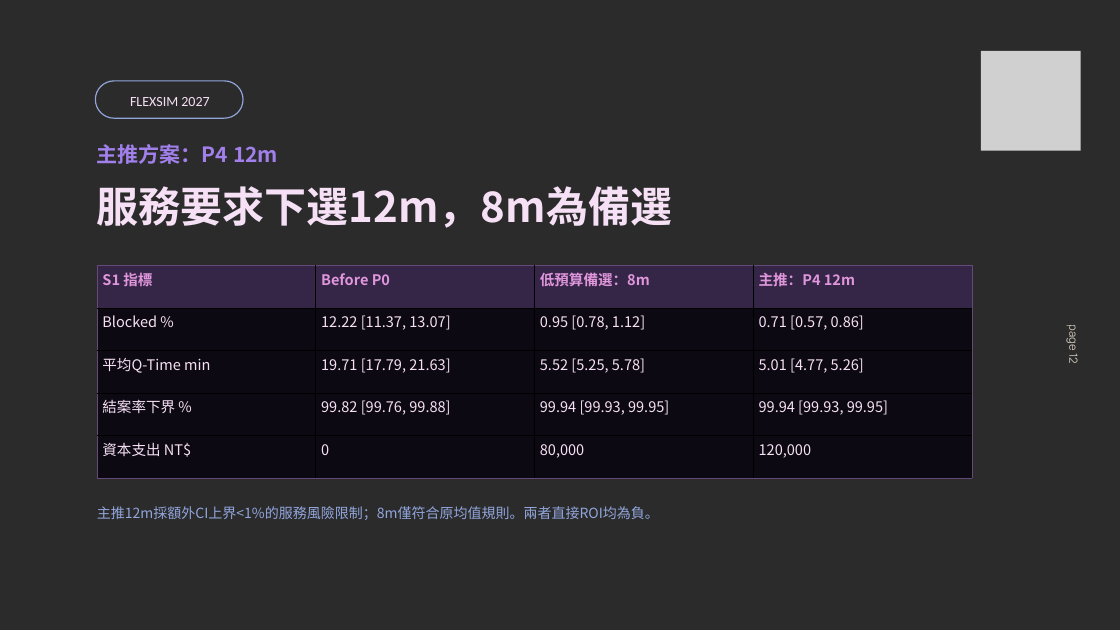
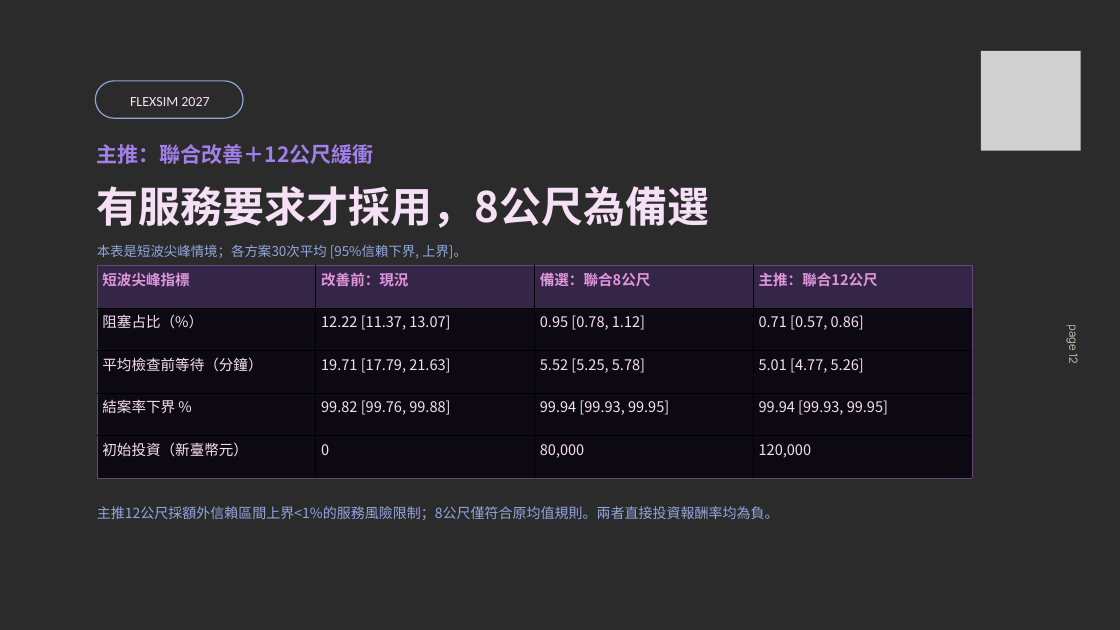
Before and after one commit to JRYTW/flexsim-circular-logistics-digital-twin, a slide deck: slide 12 of 重點檔案/01_成果簡報.pptx. Drawn at 1120x630 pixels with LibreOffice and Linux fonts; fonts in the diff are those of the drawing; grey boxes stand for pictures; background and template pictures are left out; a plain dark background stands for a picture behind light text. Boxes give left, top, right and bottom in pixels: in the first picture for what was removed or moved away, otherwise in the second. Text is boxed around its words. In the diff, an @@ line names an element or a change of style, - is before the commit and + after.

```diff
--- a/重點檔案/01_成果簡報.pptx
+++ b/重點檔案/01_成果簡報.pptx
@@ text at bbox=[97, 144, 374, 164]: text changed @@
-主推方案：P4 12m
+主推：聯合改善＋12公尺緩衝
@@ text at bbox=[97, 186, 710, 228]: text changed @@
-服務要求下選12m，8m為備選
+有服務要求才採用，8公尺為備選
@@ table at bbox=[97, 265, 973, 478] @@
-row 1: S1 指標 | Before P0 | 低預算備選：8m | 主推：P4 12m
+row 1: 短波尖峰指標 | 改善前：現況 | 備選：聯合8公尺 | 主推：聯合12公尺
-row 2, column 1: Blocked %
+row 2, column 1: 阻塞占比（%）
-row 3, column 1: 平均Q-Time min
+row 3, column 1: 平均檢查前等待（分鐘）
-row 5, column 1: 資本支出 NT$
+row 5, column 1: 初始投資（新臺幣元）
@@ text added at bbox=[97, 244, 467, 259], 17.2 pt, text #92A6DD @@
+本表是短波尖峰情境；各方案30次平均 [95%信賴下界, 上界]。
@@ text at bbox=[97, 506, 779, 520]: text changed @@
-主推12m採額外CI上界<1%的服務風險限制；8m僅符合原均值規則。兩者直接ROI均為負。
+主推12公尺採額外信賴區間上界<1%的服務風險限制；8公尺僅符合原均值規則。兩者直接投資報酬率均為負。
```
Also in this commit, not shown: 13 other slides changed, 1 slide added, 1 slide removed, 26 other files.
